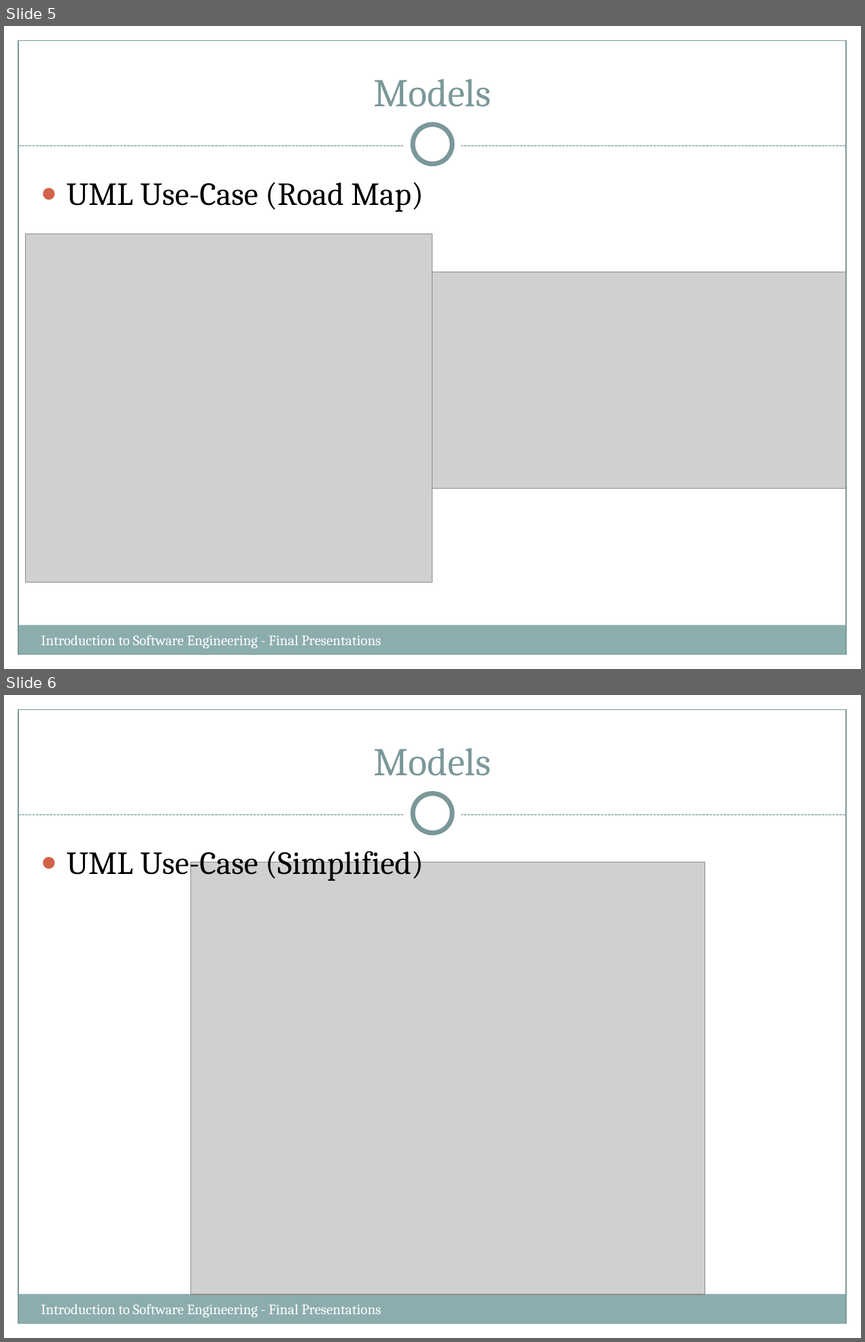
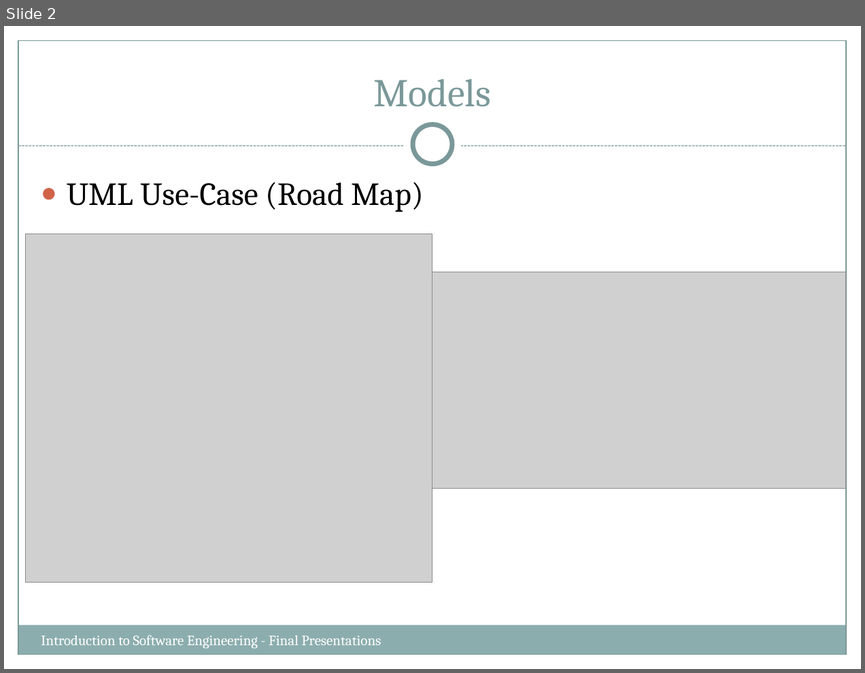
Before and after one commit to Sang712UMA/PetsApp, a slide deck: Presentation/AdrianSlides_WORKINPROGRESS.pptx. Shown one above the other, each under a label of ours: slides 5 and 6 before the commit, slide 2 after it. The pictures are 865x1342 and 865x673 pixels, drawn with LibreOffice and Linux fonts; fonts in the diff are those of the drawing; grey boxes stand for pictures. Boxes give left, top, right and bottom in pixels: in the first picture for what was removed or moved away, otherwise in the second. Text is boxed around its words. In the diff, an @@ line names an element or a change of style, - is before the commit and + after.

Commit message:
UI Design added
UI Design added
Work left to do: Add final Implementation model, waiting for the team to finish the coding part

```diff
--- a/Presentation/AdrianSlides_WORKINPROGRESS.pptx
+++ b/Presentation/AdrianSlides_WORKINPROGRESS.pptx
@@ slide 6 removed at <box>4,695,861,1338</box>, background #FFFFFF; not listed: 8 template elements that a slide beside it also shows @@
@@ title removed at <box>373,748,491,776</box> @@
-Models
@@ text removed at <box>67,845,424,881</box> @@
-● UML Use-Case (Simplified)
@@ picture removed at <box>191,862,705,1294</box> @@
@@ text removed at <box>41,1304,381,1317</box> @@
-Introduction to Software Engineering - Final Presentations
@@ what was slide 5 is now slide 2 @@
```
Also in this commit, not shown: 1 slide changed, 5 other slides removed, 12 other files.
